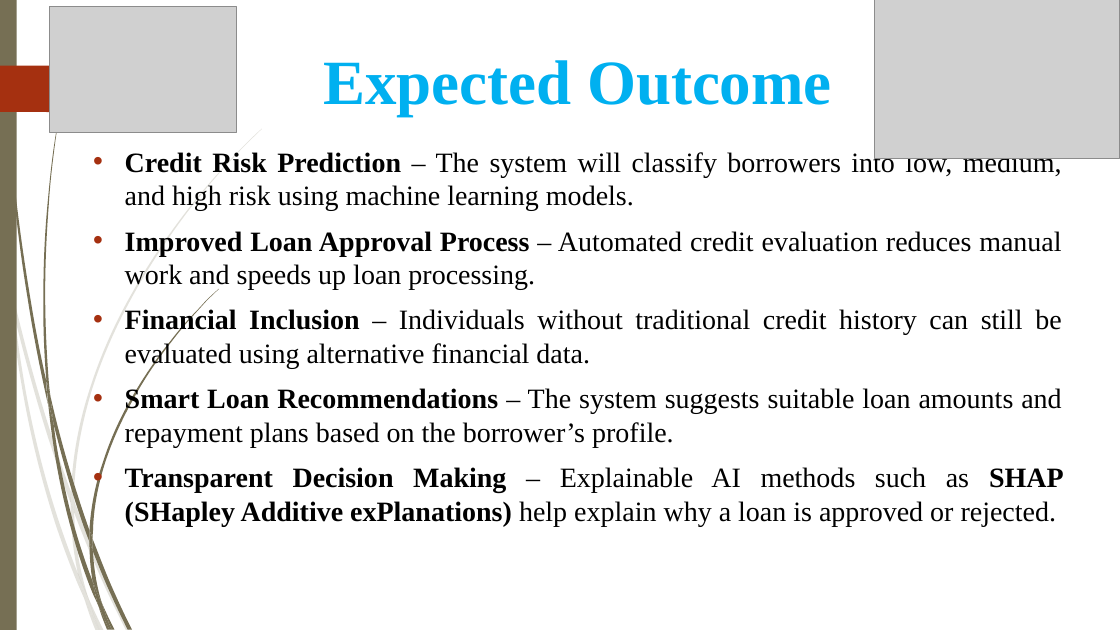
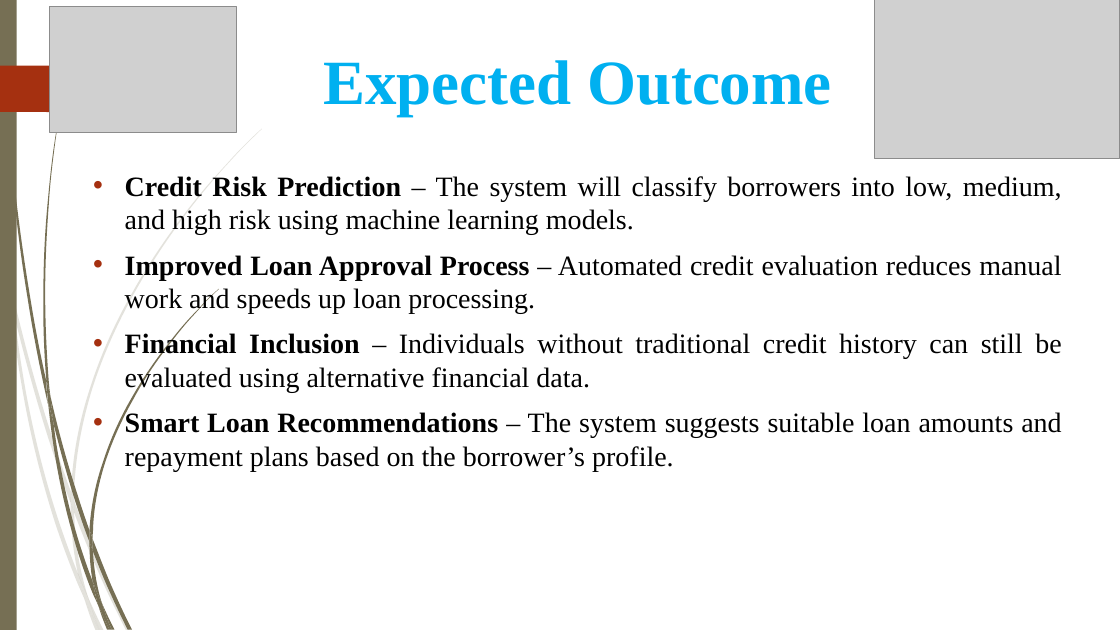
Before and after one commit to DILAN-654/DS_AI_Internship, a slide deck: slide 7 of src/day22-26/credit.pptx (slide 8 before the commit). Drawn at 1120x630 pixels with LibreOffice and Linux fonts; fonts in the diff are those of the drawing; grey boxes stand for pictures; background and template pictures are left out. Boxes give left, top, right and bottom in pixels: in the first picture for what was removed or moved away, otherwise in the second. Text is boxed around its words. In the diff, an @@ line names an element or a change of style, - is before the commit and + after.

```diff
--- a/src/day22-26/credit.pptx
+++ b/src/day22-26/credit.pptx
@@ text "Credit Risk Prediction – The ...": place and size @@
-text "Credit Risk Prediction – The ..." at (125, 150, 1064, 526)
+text "Credit Risk Prediction – The ..." at (125, 176, 1062, 471)
@@ text at (125, 467, 1064, 526): paragraph removed @@
-• Transparent Decision Making – Explainable AI methods such as SHAP (SHapley Additive exPlanations) help explain why a loan is approved or rejected.
```
Also in this commit, not shown: 2 other slides changed, 1 slide removed, 12 other files.
